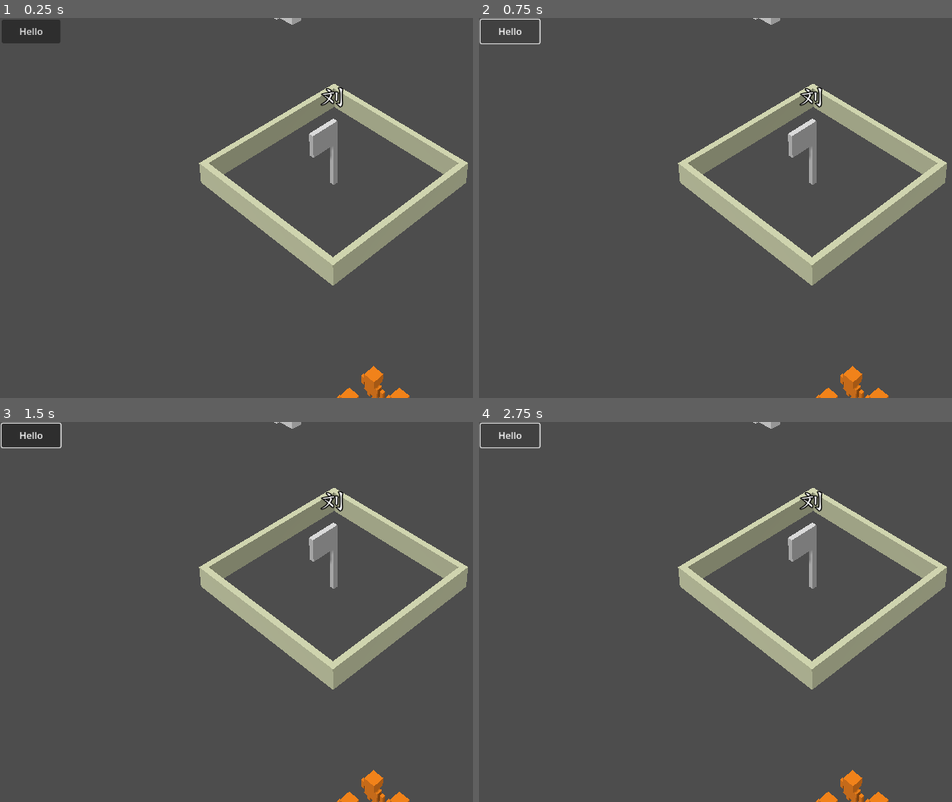
Above: before the commit, frames 1-4 (two rows, left to right).
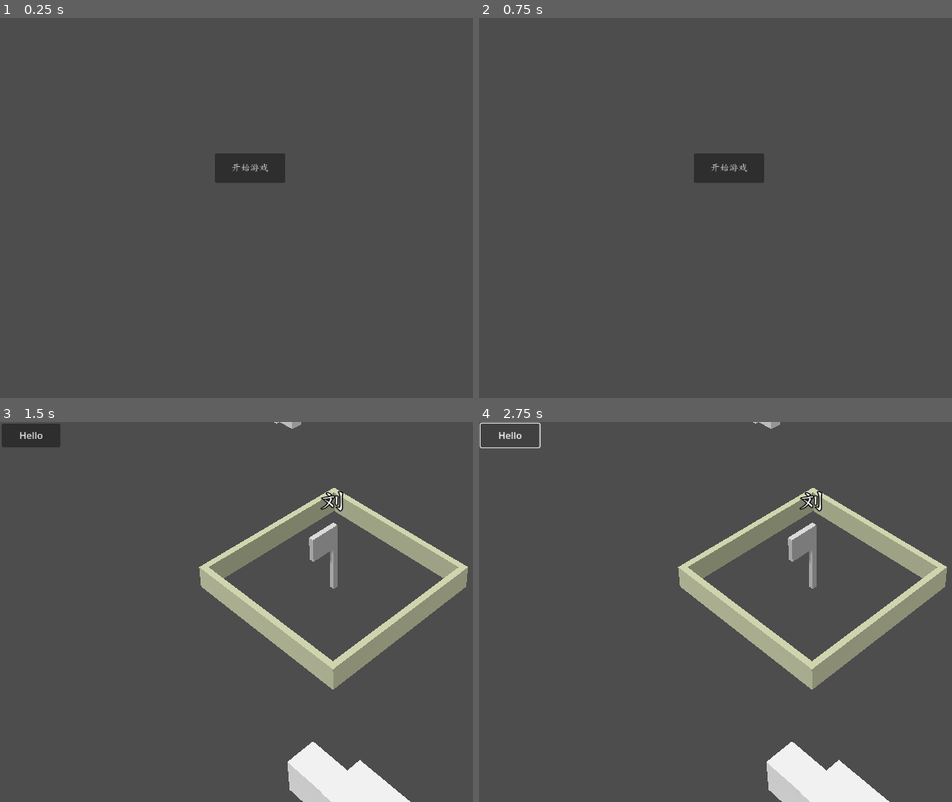
Above: after the commit, the same moments.

Repository: bianpeng001/GodotPy
Game: Godot game, scene res://start.tscn
Same seed, same stepped clock (60 frames per second), same inputs: the game is played once before the commit and once after it. Before the commit the project starts from res://main.tscn.
Inputs (mouse positions are in pixels of both pictures, inside the frame that each line leads up to):
- Up to frame 1 (0.25 s): no input
- Up to frame 2 (0.75 s): click (512, 33) at 0.5 s, where only the run before the commit has a clickable "Hello"
- Up to frame 3 (1.5 s): click (250, 574) at 1.25 s, where only the run after the commit has a clickable "开始游戏"
- Up to frame 4 (2.75 s): click "Hello" at 2 s

The runs differ from the first frame. In frame 1, 9.8% of the frame differs, in the area x 0-99%, y 0-100%; in frame 2, 9.2%; in frame 3, 2.5%; in frame 4, 2.4%.

Commit message:
add start scene, enter game button pressed, change to main.tscn

Diff:
--- a/Demo/project.godot
+++ b/Demo/project.godot
@@ -11,7 +11,7 @@
 [application]
 
 config/name="SimpleTask"
-run/main_scene="res://main.tscn"
+run/main_scene="res://start.tscn"
 config/features=PackedStringArray("4.0", "Forward Plus")
 run/flush_stdout_on_print=true
 boot_splash/show_image=false
--- /dev/null
+++ b/Demo/start.gd
@@ -0,0 +1,17 @@
+extends Node2D
+
+var enter_game_button
+
+# Called when the node enters the scene tree for the first time.
+func _ready():
+	enter_game_button = get_node('EnterGame')
+	enter_game_button.connect('pressed', self.on_enter_game)
+
+
+# Called every frame. 'delta' is the elapsed time since the previous frame.
+func _process(delta):
+	pass
+
+
+func on_enter_game():
+	get_tree().change_scene_to_file('res://main.tscn')
--- /dev/null
+++ b/Demo/start.tscn
@@ -0,0 +1,15 @@
+[gd_scene load_steps=3 format=3 uid="uid://d0t2w0002k0rb"]
+
+[ext_resource type="FontFile" uid="uid://cfhxpqexrydct" path="res://FZKT.ttf" id="1_id32y"]
+[ext_resource type="Script" path="res://start.gd" id="1_skqoa"]
+
+[node name="StartScene" type="Node2D"]
+script = ExtResource("1_skqoa")
+
+[node name="EnterGame" type="Button" parent="."]
+offset_left = 366.0
+offset_top = 231.0
+offset_right = 486.0
+offset_bottom = 281.0
+theme_override_fonts/font = ExtResource("1_id32y")
+text = "开始游戏"
Not shown: 1 places in Demo/main.tscn that only renumber resources
